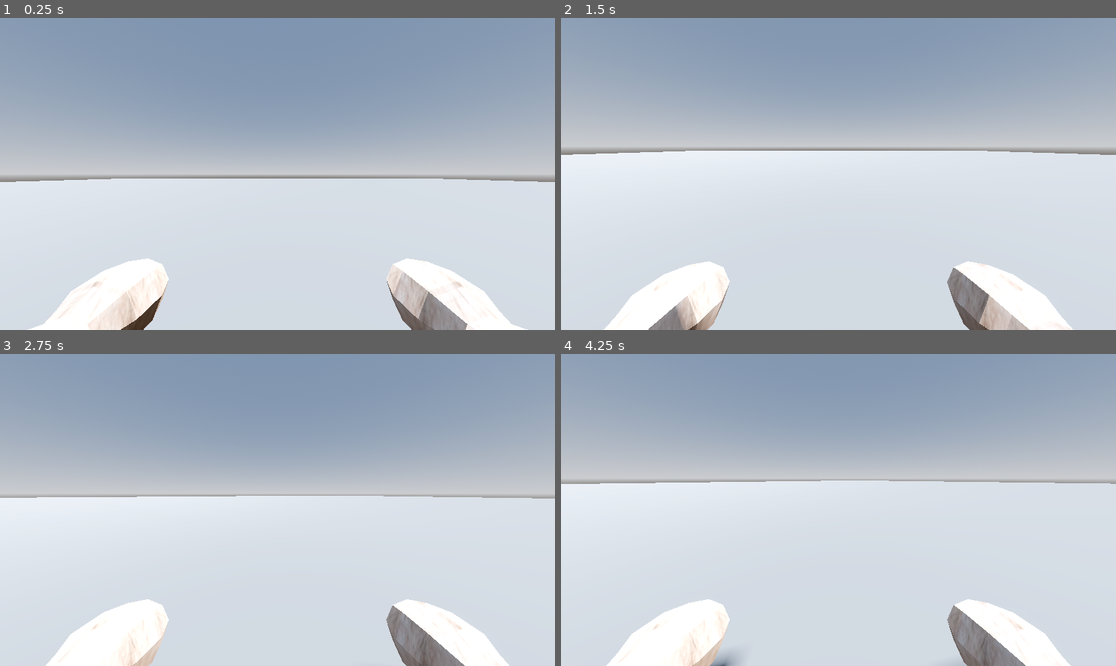
Above: before the commit, frames 1-4 (two rows, left to right).
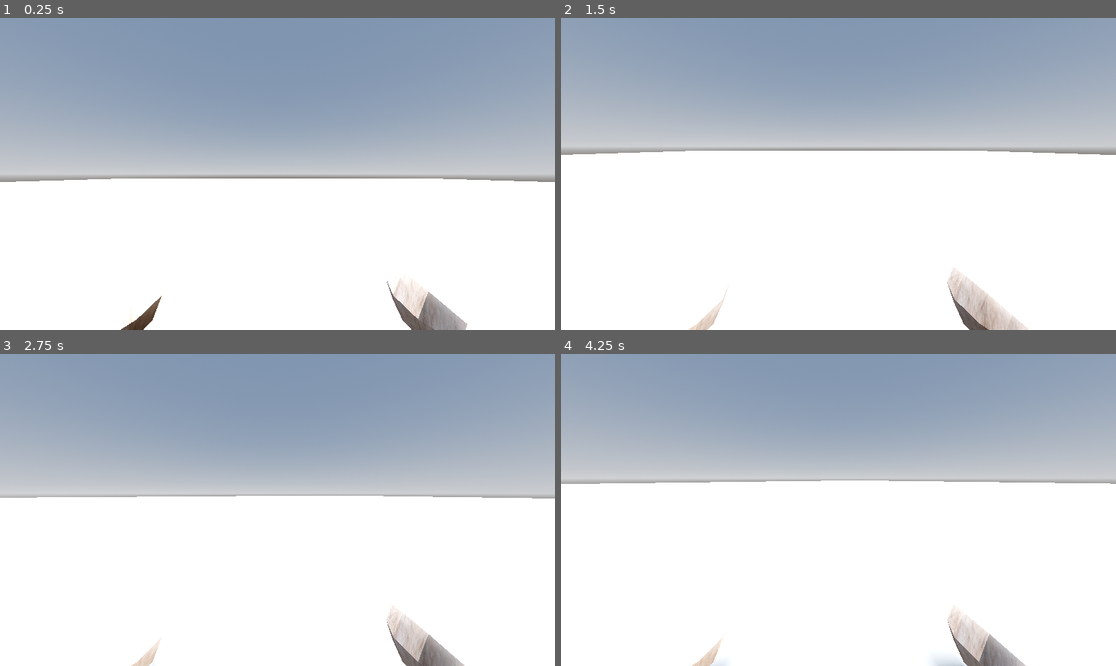
Above: after the commit, the same moments.

Repository: shua5115/big-bubba-game
Game: Godot game, scene res://dev/shwaa_testing.tscn
Two runs of this game, one before a commit and one after it. Both use one fixed random seed, a clock stepped at 60 frames per second and the inputs below. This scene is started directly instead of the project's main scene.
Inputs (mouse positions are in pixels of both pictures, inside the frame that each line leads up to):
- Up to frame 1 (0.25 s): no input
- Up to frame 2 (1.5 s): move the mouse to (960, 158) at 0.52 s; hold D (right) 0.53-1.28 s; click (960, 158) at 0.67 s; tap Space (jump) at 0.77 s; move the mouse to (810, 174) at 1.27 s; hold W (forward) from 1.28 s (still down)
- Up to frame 3 (2.75 s): keep holding W (forward); tap Space (jump) at 1.52 s; move the mouse to (288, 503) at 2.02 s
- Up to frame 4 (4.25 s): keep holding W (forward); move the mouse to (832, 516) at 2.77 s; tap Space (jump) at 3.02, 3.77 s; move the mouse to (877, 513) at 3.52 s

The runs differ from the first frame. In frame 1, 43% of the frame differs, in the area x 0-100%, y 51-100%; in frame 2, 50%; in frame 3, 47%; in frame 4, 53%, in the area x 0-100%, y 40-100%.

Commit message:
added platform and skybox

Diff:
--- /dev/null
+++ b/Platform.tscn
@@ -0,0 +1,23 @@
+[gd_scene load_steps=5 format=3 uid="uid://bnjgq2rvbeq1s"]
+
+[ext_resource type="ArrayMesh" uid="uid://bihxgdp8vis83" path="res://assets/spaceplatform.obj" id="1_h1g3r"]
+[ext_resource type="Texture2D" uid="uid://yv1wxcp5wdx3" path="res://assets/groundtexture.png" id="2_7gn3u"]
+
+[sub_resource type="StandardMaterial3D" id="StandardMaterial3D_8m85o"]
+albedo_texture = ExtResource("2_7gn3u")
+texture_filter = 0
+disable_receive_shadows = true
+
+[sub_resource type="BoxShape3D" id="BoxShape3D_h1g3r"]
+size = Vector3(6.47928, 2.75586, 6.30838)
+
+[node name="StaticBody3D" type="StaticBody3D"]
+
+[node name="Spaceplatform" type="MeshInstance3D" parent="."]
+transform = Transform3D(0.566103, 0, 0, 0, 0.566103, 0, 0, 0, 0.566103, 0, 0, 0)
+mesh = ExtResource("1_h1g3r")
+surface_material_override/0 = SubResource("StandardMaterial3D_8m85o")
+
+[node name="CollisionShape3D" type="CollisionShape3D" parent="."]
+transform = Transform3D(1, 0, 0, 0, 1, 0, 0, 0, 1, 0.0602875, 0.87793, 0.0324554)
+shape = SubResource("BoxShape3D_h1g3r")
--- a/assets/ArmMat.tres
+++ b/assets/ArmMat.tres
@@ -5,3 +5,5 @@
 [resource]
 albedo_texture = ExtResource("1_0wb23")
 uv1_triplanar = true
+texture_filter = 0
+disable_receive_shadows = true
--- a/big_bubba.tscn
+++ b/big_bubba.tscn
@@ -1,8 +1,9 @@
-[gd_scene load_steps=7 format=3 uid="uid://dnwo2wep0d12u"]
+[gd_scene load_steps=11 format=3 uid="uid://dnwo2wep0d12u"]
 
 [ext_resource type="Script" uid="uid://77152mi6ka5g" path="res://scripts/bubba.gd" id="1_naxab"]
 [ext_resource type="ArrayMesh" uid="uid://dhperrgapc3dv" path="res://assets/bubba-arm.obj" id="2_0ffua"]
 [ext_resource type="Material" uid="uid://bwkcajq6tb0b3" path="res://assets/ArmMat.tres" id="3_fger6"]
+[ext_resource type="Texture2D" uid="uid://bmfy7y0d1ls61" path="res://assets/space.jpg" id="4_fger6"]
 
 [sub_resource type="CapsuleShape3D" id="CapsuleShape3D_4ged4"]
 radius = 0.25
@@ -16,6 +17,18 @@
 radius = 0.25
 curve = SubResource("Curve_0ffua")
 
+[sub_resource type="PanoramaSkyMaterial" id="PanoramaSkyMaterial_rglk0"]
+panorama = ExtResource("4_fger6")
+filter = false
+
+[sub_resource type="Sky" id="Sky_jjjvu"]
+sky_material = SubResource("PanoramaSkyMaterial_rglk0")
+
+[sub_resource type="Environment" id="Environment_0ffua"]
+background_mode = 2
+sky = SubResource("Sky_jjjvu")
+ambient_light_energy = 15.6
+
 [node name="BigBubba" type="CharacterBody3D" node_paths=PackedStringArray("arm1", "arm2", "camera")]
 script = ExtResource("1_naxab")
 arm1 = NodePath("Camera3D/ArmL")
@@ -25,6 +38,10 @@
 [node name="CollisionShape3D" type="CollisionShape3D" parent="."]
 transform = Transform3D(1, 0, 0, 0, 1, 0, 0, 0, 1, 0, 0.5, 0)
 shape = SubResource("CapsuleShape3D_4ged4")
+
+[node name="DirectionalLight3D" type="DirectionalLight3D" parent="."]
+transform = Transform3D(-0.866024, -0.433016, 0.250001, 0, 0.499998, 0.866026, -0.500003, 0.749999, -0.43301, 0, 2.94093, 0)
+shadow_enabled = true
 
 [node name="Camera3D" type="Camera3D" parent="."]
 transform = Transform3D(1, 0, 0, 0, 1, 0, 0, 0, 1, 0, 0.75, 0)
@@ -42,6 +59,14 @@
 skeleton = NodePath("../..")
 surface_material_override/0 = ExtResource("3_fger6")
 
+[node name="RayCast3D" type="RayCast3D" parent="Camera3D"]
+transform = Transform3D(1, 0, 0, 0, 0.00945955, -0.999955, 0, 0.999955, 0.00945955, 0, -0.0983416, 0)
+target_position = Vector3(0, -3.02, 0)
+collision_mask = 2
+
 [node name="Body" type="MeshInstance3D" parent="."]
 transform = Transform3D(1, 0, 0, 0, 1, 0, 0, 0, 1, 0, 0.5, 0)
 mesh = SubResource("TubeTrailMesh_fger6")
+
+[node name="WorldEnvironment" type="WorldEnvironment" parent="."]
+environment = SubResource("Environment_0ffua")
--- a/dev/zach_testing.tscn
+++ b/dev/zach_testing.tscn
@@ -1,3 +1,17 @@
-[gd_scene format=3 uid="uid://bmrwfgmneks2g"]
+[gd_scene load_steps=3 format=3 uid="uid://bmrwfgmneks2g"]
+
+[ext_resource type="PackedScene" uid="uid://dnwo2wep0d12u" path="res://big_bubba.tscn" id="1_tyktd"]
+[ext_resource type="PackedScene" uid="uid://bnjgq2rvbeq1s" path="res://Platform.tscn" id="2_ni2rx"]
 
 [node name="ZachTesting" type="Node3D"]
+
+[node name="BigBubba" parent="." instance=ExtResource("1_tyktd")]
+
+[node name="StaticBody3D3" parent="." instance=ExtResource("2_ni2rx")]
+transform = Transform3D(4.2101, 0, 0, 0, 3.18148, 0, 0, 0, 3.3975, 12.7578, -8.56161, -13.8946)
+
+[node name="StaticBody3D2" parent="." instance=ExtResource("2_ni2rx")]
+transform = Transform3D(8.71036, 0, 0, 0, 6.82616, 0, 0, 0, 6.9387, -15.6114, -34.4004, -23.0467)
+
+[node name="StaticBody3D" parent="." instance=ExtResource("2_ni2rx")]
+transform = Transform3D(2.03492, 0, 0, 0, 1.4828, 0, 0, 0, 1.66356, -0.263023, -3.79307, -0.818407)
--- a/project.godot
+++ b/project.godot
@@ -48,10 +48,15 @@
 ]
 }
 
+[layer_names]
+
+3d_physics/layer_2="enemy"
+
 [physics]
 
 3d/physics_engine="Jolt Physics"
 
 [rendering]
 
+textures/canvas_textures/default_texture_filter=0
 renderer/rendering_method="mobile"
--- a/scripts/bubba.gd
+++ b/scripts/bubba.gd
@@ -52,3 +52,7 @@
 	velocity.z = res_xz_vel.y
 
 	move_and_slide()
+
+func shoot():
+
+	pass
Binary file added: assets/groundtexture.png
Not shown, added: assets/groundtexture.png.import
Binary file added: assets/mars.jpg
Not shown, added: assets/mars.jpg.import
Binary file added: assets/moon.jpg
Not shown, added: assets/moon.jpg.import
Binary file added: assets/space.jpg
Not shown, added: assets/space.jpg.import
Not shown, added: assets/spaceplatform.mtl
Not shown, added: assets/spaceplatform.obj
Not shown, added: assets/spaceplatform.obj.import
